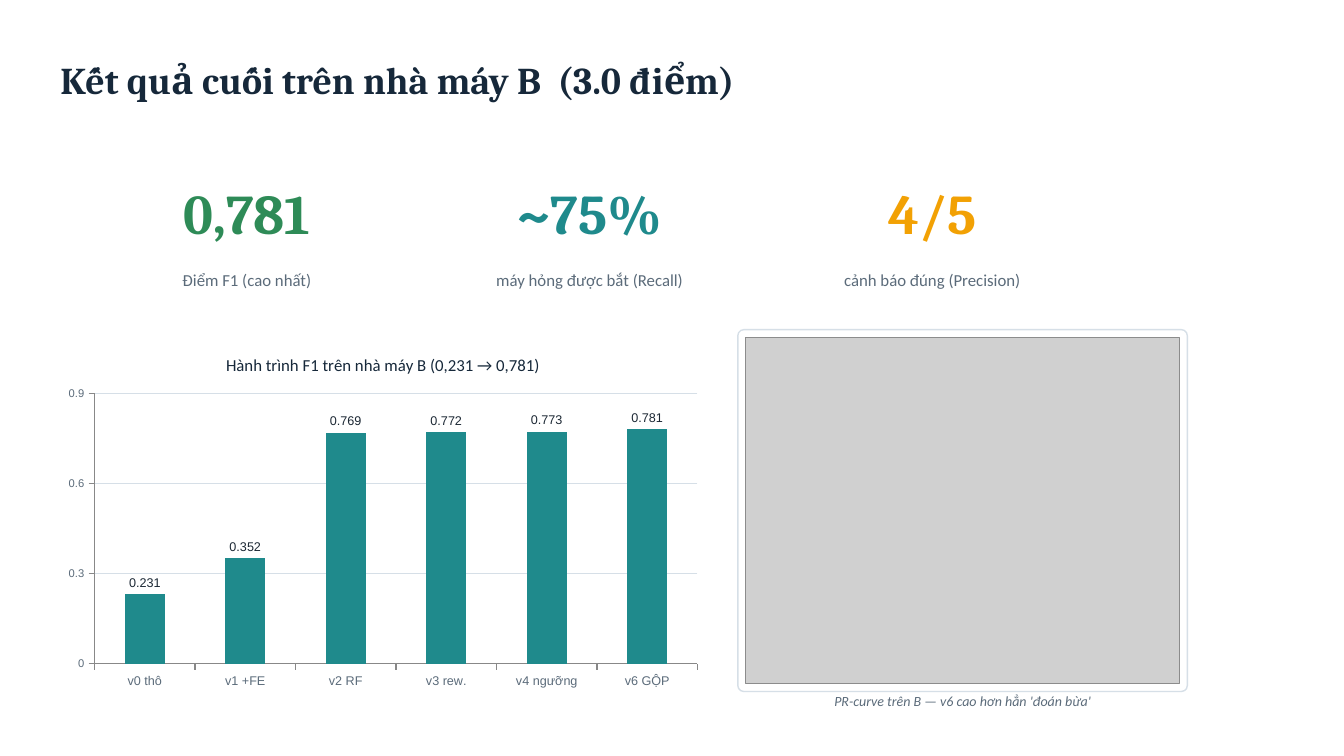
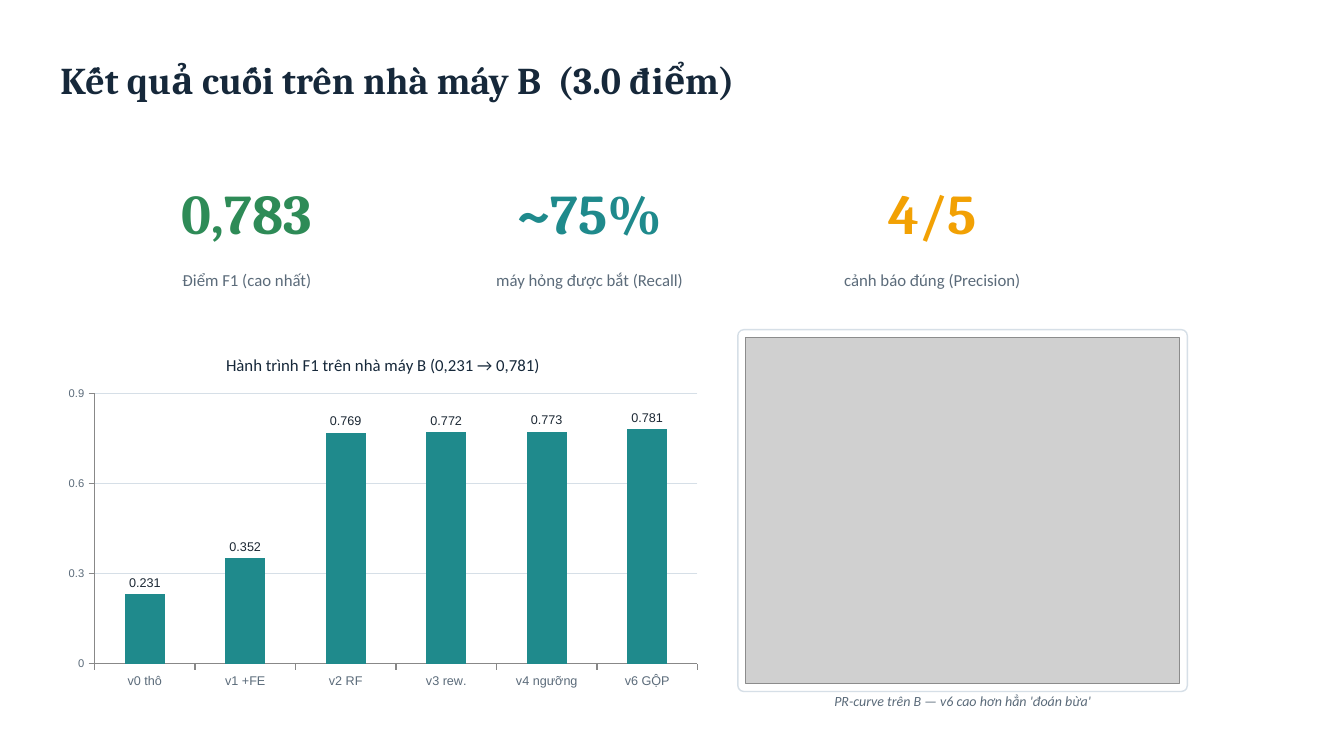
Before and after one commit to tuanhuu3264/MasterDegree_ML_GroupProject, a slide deck: slide 21 of bai_tap_cuoi_khoa/bao_cao/SLIDE_THUYET_TRINH_v6.pptx. Drawn at 1344x756 pixels with LibreOffice and Linux fonts; fonts in the diff are those of the drawing; grey boxes stand for pictures. Boxes give left, top, right and bottom in pixels: in the first picture for what was removed or moved away, otherwise in the second. Text is boxed around its words. In the diff, an @@ line names an element or a change of style, - is before the commit and + after.

```diff
--- a/bai_tap_cuoi_khoa/bao_cao/SLIDE_THUYET_TRINH_v6.pptx
+++ b/bai_tap_cuoi_khoa/bao_cao/SLIDE_THUYET_TRINH_v6.pptx
@@ text at [182,196,312,242]: text changed @@
-0,781
+0,783
```
Also in this commit, not shown: 14 other slides changed, 22 other files.
